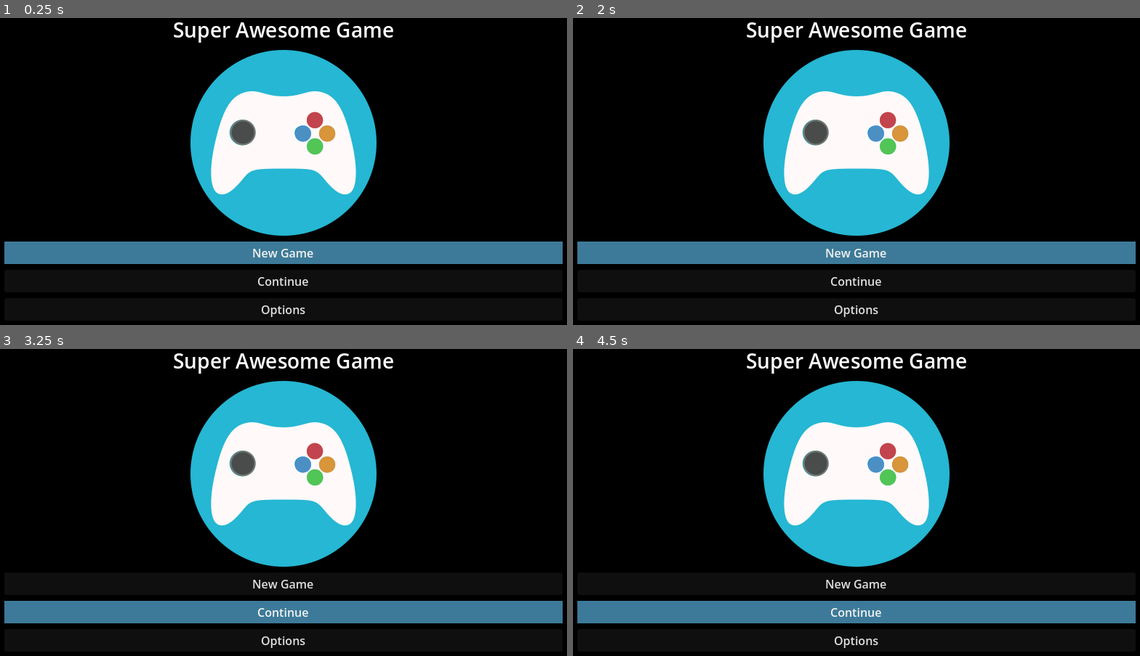
Above: before the commit, frames 1-4 (two rows, left to right).
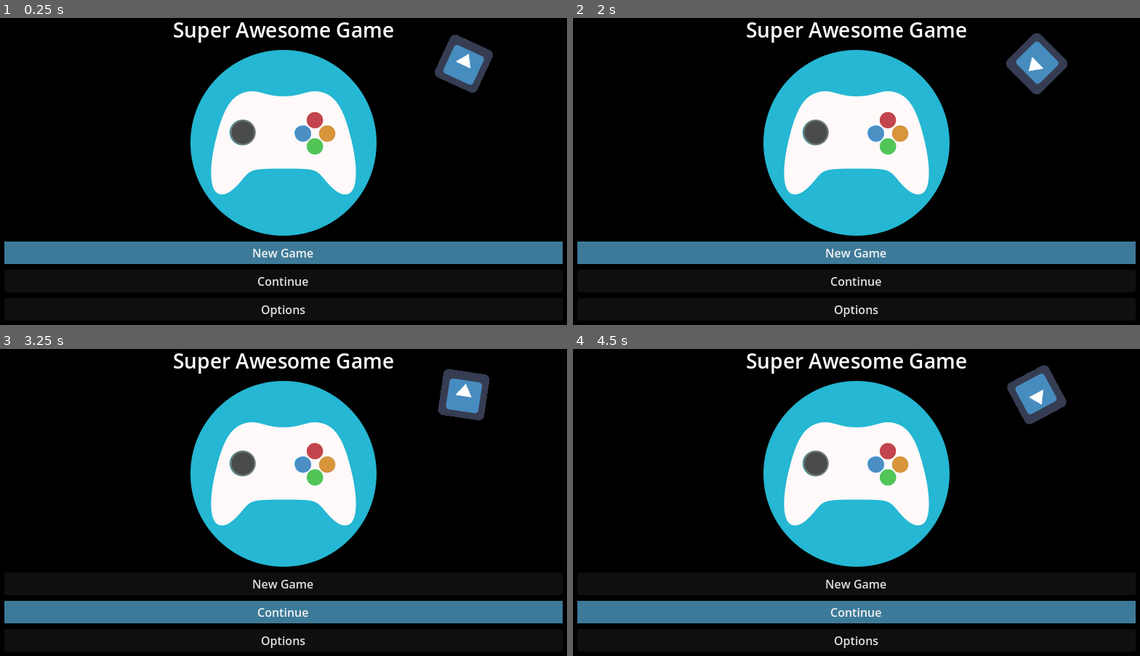
Above: after the commit, the same moments.

Repository: nightblade9/turbo
Game: Godot game, scene res://contexts/pregame/scenes/GameLoaderScene.tscn
Same seed, same stepped clock (60 frames per second), same inputs: the game is played once before the commit and once after it. The engine's default icon, where the game draws it, is replaced by a stand-in: a white triangle on a blue panel in a dark square.
Inputs:
- Up to frame 1 (0.25 s): no input
- Up to frame 2 (2 s): click "New Game" at 0.5 s; click "New Game" at 1.25 s
- Up to frame 3 (3.25 s): click "Continue" at 2 s; click "Continue" at 2.75 s
- Up to frame 4 (4.5 s): click "New Game" at 3.5 s; click "Continue" at 4.25 s

The runs differ from the first frame. In frame 1, 1.2% of the frame differs, in the area x 76-87%, y 5-25%; in frame 2, 1.2%, in the area x 76-88%, y 4-25%; in frame 3, 1.2%; in frame 4, 1.2%.

Commit message:
Fix: closing options should unpause game

Diff:
--- a/source/contexts/options/OptionsDialog.gd
+++ b/source/contexts/options/OptionsDialog.gd
@@ -54,11 +54,6 @@
 	_options.screen_shake = button_pressed
 	_options.save_data()
 
-func _on_WindowDialog_popup_hide():
-	emit_signal("close")
-	# resume game
-	get_tree().paused = false
-
 # Close on ESC
 func _input(event:InputEvent):
 	if event is InputEventKey and event.pressed:
@@ -92,3 +87,8 @@
 func update_audio_volume(bus_name:String, value:float):
 	var decibels = linear_to_db(value)
 	AudioServer.set_bus_volume_db(AudioServer.get_bus_index(bus_name), decibels)
+
+func _on_pop_up_popup_hide():
+	emit_signal("close")
+	# resume game
+	get_tree().paused = false
--- a/source/contexts/options/OptionsDialog.tscn
+++ b/source/contexts/options/OptionsDialog.tscn
@@ -56,6 +56,7 @@
 layout_mode = 2
 text = "Screen Shake"
 
+[connection signal="popup_hide" from="PopUp" to="." method="_on_pop_up_popup_hide"]
 [connection signal="value_changed" from="PopUp/MarginContainer/VBoxContainer/AmbienceVolumeSlider" to="." method="_on_AmbienceVolumeSlider_value_changed"]
 [connection signal="value_changed" from="PopUp/MarginContainer/VBoxContainer/SoundEffectsVolumeSlider" to="." method="_on_SoundEffectsVolumeSlider_value_changed"]
 [connection signal="toggled" from="PopUp/MarginContainer/VBoxContainer/InvincibilityCheck" to="." method="_on_InvincibilityCheck_toggled"]
--- a/source/contexts/pregame/scenes/TitleScene.gd
+++ b/source/contexts/pregame/scenes/TitleScene.gd
@@ -7,6 +7,10 @@
 
 func _ready():
 	add_child(_gamepad_navigator)
+
+func _process(delta):
+	# Just here to prove options pause the game
+	$MarginContainer/VBoxContainer/GamePauseCheck.rotation += (delta * 2)
 
 func _on_OptionsButton_pressed() -> void:
 	var options_dialog = OptionsDialog.instantiate()
--- a/source/contexts/pregame/scenes/TitleScene.tscn
+++ b/source/contexts/pregame/scenes/TitleScene.tscn
@@ -1,14 +1,17 @@
-[gd_scene load_steps=4 format=3 uid="uid://djfu3y1bixylw"]
+[gd_scene load_steps=5 format=3 uid="uid://djfu3y1bixylw"]
 
 [ext_resource type="Texture2D" uid="uid://ba5j211j53x8v" path="res://assets/images/ui/title-image.png" id="1"]
 [ext_resource type="FontFile" path="res://theme/HeadingsFont.tres" id="2"]
 [ext_resource type="Script" path="res://contexts/pregame/scenes/TitleScene.gd" id="3"]
+[ext_resource type="Texture2D" uid="uid://bmm16sxc4md27" path="res://icon.png" id="4_vethj"]
 
 [node name="Control" type="Control"]
 layout_mode = 3
 anchors_preset = 15
 anchor_right = 1.0
 anchor_bottom = 1.0
+grow_horizontal = 2
+grow_vertical = 2
 script = ExtResource("3")
 
 [node name="ColorRect" type="ColorRect" parent="."]
@@ -57,6 +60,10 @@
 layout_mode = 2
 text = "Options"
 
+[node name="GamePauseCheck" type="Sprite2D" parent="MarginContainer/VBoxContainer"]
+position = Vector2(632, 66)
+texture = ExtResource("4_vethj")
+
 [connection signal="pressed" from="MarginContainer/VBoxContainer/NewGameButton" to="." method="_on_NewGameButton_pressed"]
 [connection signal="pressed" from="MarginContainer/VBoxContainer/ContinueButton" to="." method="_on_ContinueButton_pressed"]
 [connection signal="pressed" from="MarginContainer/VBoxContainer/OptionsButton" to="." method="_on_OptionsButton_pressed"]
